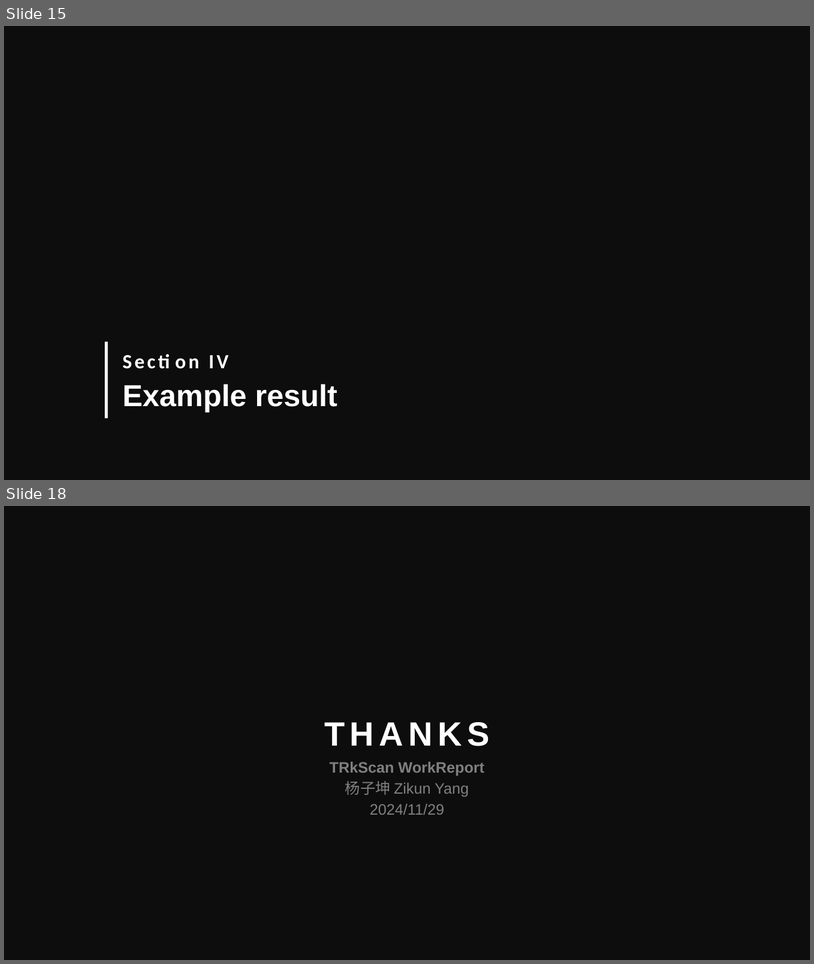
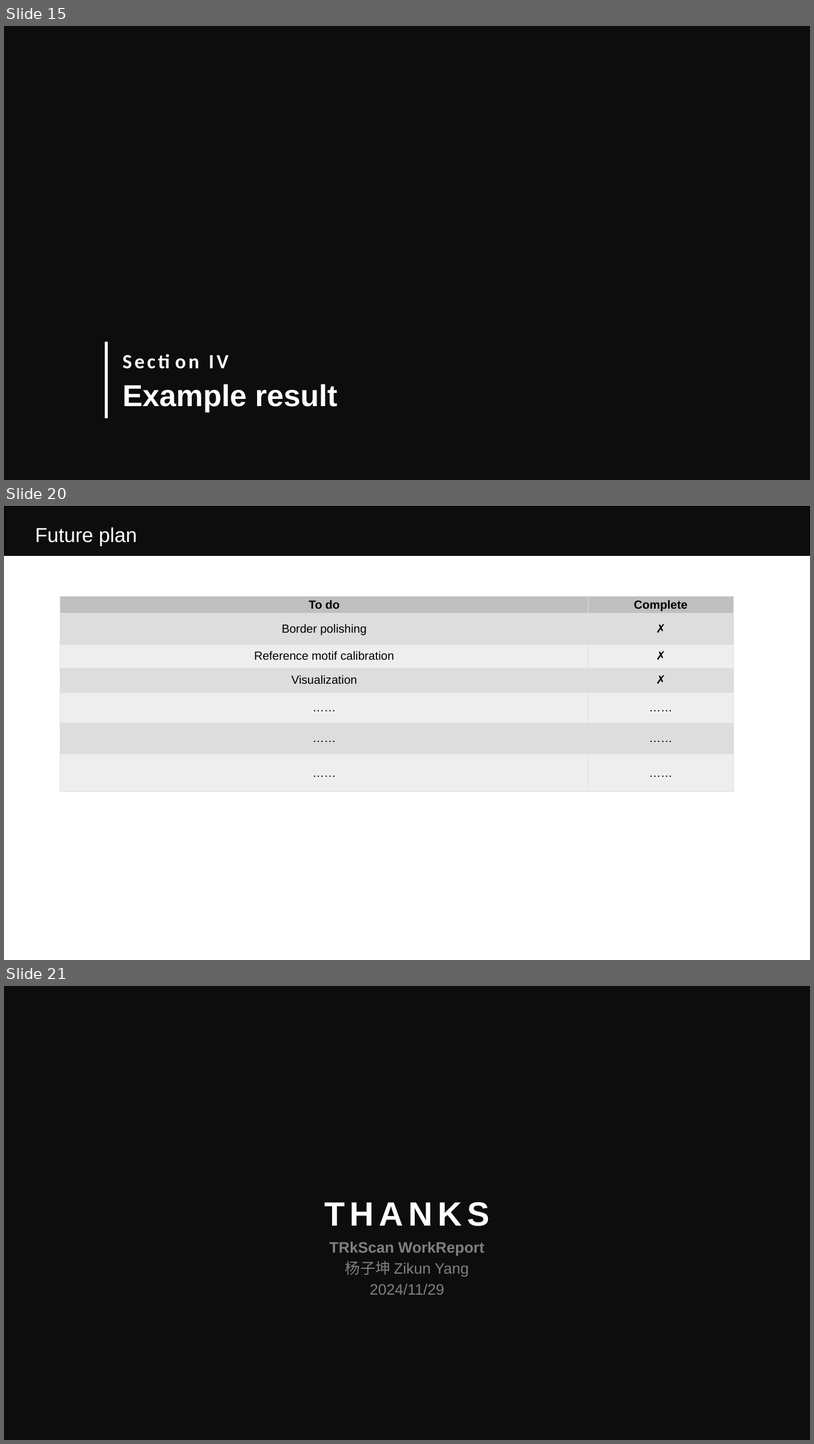
Before and after one commit to Eric-Y-S/TRkScan, a slide deck: WorkReport.pptx. Shown one above the other, each under a label of ours: slides 15 and 18 before the commit, slides 15, 20 and 21 after it; the slides between them are not shown. The pictures are 814x964 and 814x1444 pixels, drawn with LibreOffice and Linux fonts; fonts in the diff are those of the drawing. Boxes give left, top, right and bottom in pixels: in the first picture for what was removed or moved away, otherwise in the second. Text is boxed around its words. In the diff, an @@ line names an element or a change of style, - is before the commit and + after.

```diff
--- a/WorkReport.pptx
+++ b/WorkReport.pptx
@@ slide 20 added at (x1=4, y1=506, x2=810, y2=960), background #FFFFFF; not listed: 1 template element that a slide beside it also shows @@
@@ text added at (x1=35, y1=527, x2=137, y2=546), 24 pt, text #FFFFFF @@
+Future plan
@@ table added at (x1=60, y1=596, x2=734, y2=792), 7 rows, 2 columns @@
+To do | Complete
+Border polishing | ✗
+Reference motif calibration | ✗
+Visualization | ✗
+…… | ……
+…… | ……
+…… | ……
@@ what was slide 18 is now slide 21 @@
```
Also in this commit, not shown: 2 slides changed, 3 other slides added, 1 slide removed, 10 other files.
